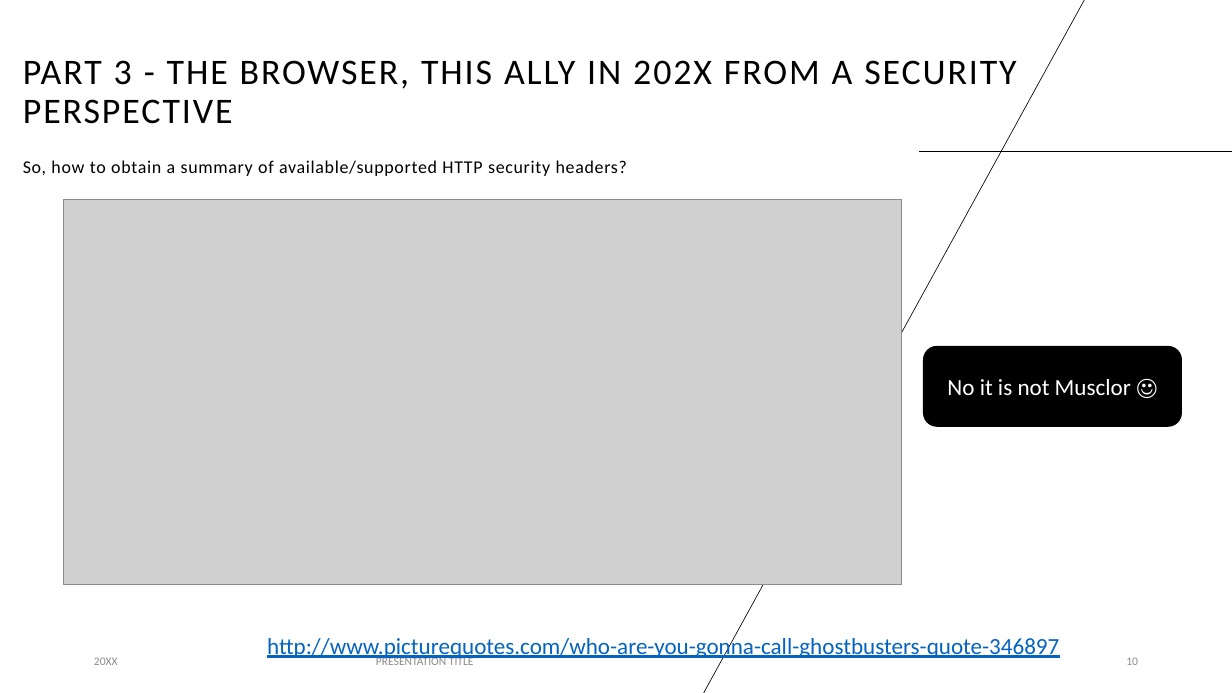
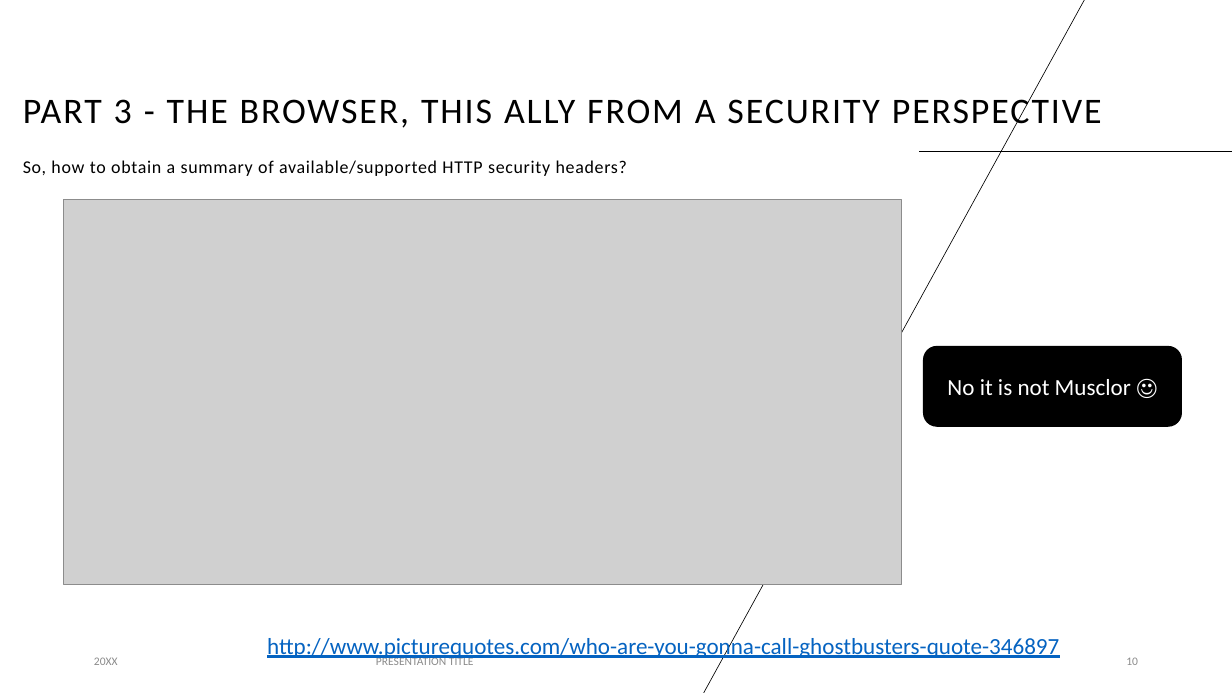
Before and after one commit to righettod/voxxeddays-lux-2022, a slide deck: slide 10 of work.pptx. Drawn at 1232x693 pixels with LibreOffice and Linux fonts; fonts in the diff are those of the drawing; grey boxes stand for pictures. Boxes give left, top, right and bottom in pixels: in the first picture for what was removed or moved away, otherwise in the second. Text is boxed around its words. In the diff, an @@ line names an element or a change of style, - is before the commit and + after.

```diff
--- a/work.pptx
+++ b/work.pptx
@@ title at [23,93,1102,132]: text changed @@
-PART 3 - THE BROWSER, THIS ALLY IN 202X FROM A SECURITY PERSPECTIVE
+PART 3 - THE BROWSER, THIS ALLY FROM A SECURITY PERSPECTIVE
```
Also in this commit, not shown: 3 other slides changed.
